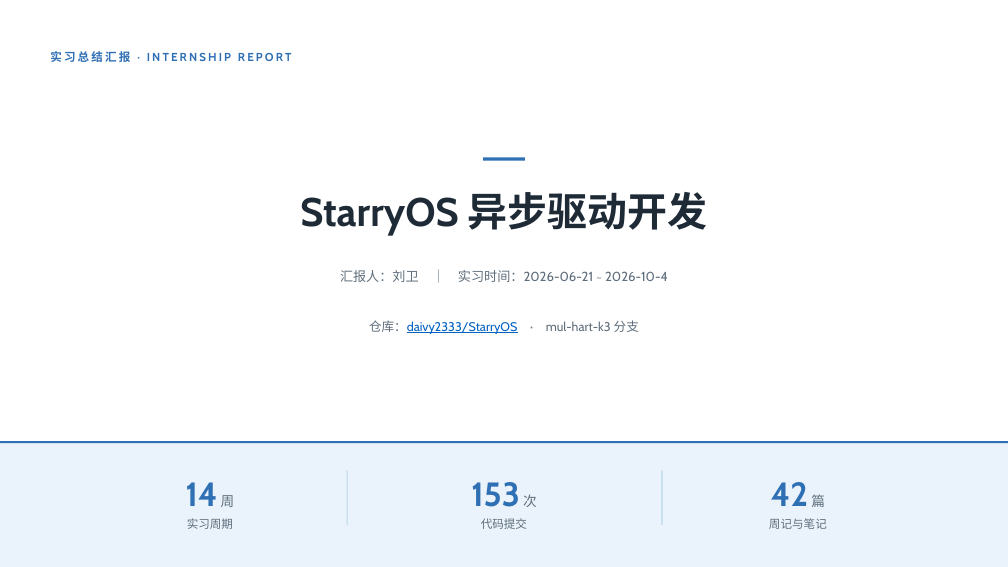
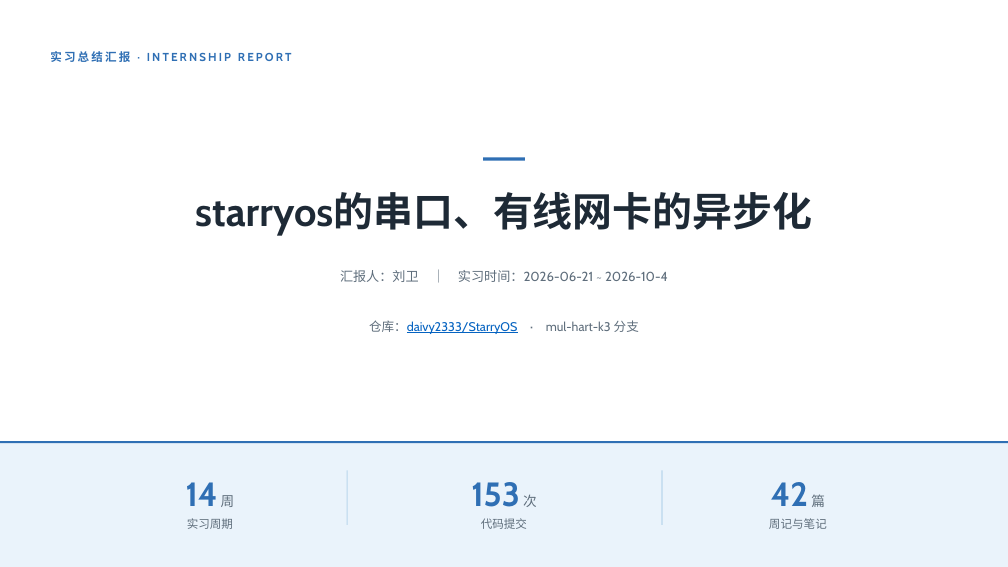
Before and after one commit to daivy2333/OhMyOs, a slide deck: slide 1 of docs/fornow/实习总结汇报 · StarryOS 异步驱动开发.pptx. Drawn at 1008x567 pixels with LibreOffice and Linux fonts; fonts in the diff are those of the drawing. Boxes give left, top, right and bottom in pixels: in the first picture for what was removed or moved away, otherwise in the second. Text is boxed around its words. In the diff, an @@ line names an element or a change of style, - is before the commit and + after.

Commit message:
repo(_)

```diff
--- a/docs/fornow/实习总结汇报 · StarryOS 异步驱动开发.pptx
+++ b/docs/fornow/实习总结汇报 · StarryOS 异步驱动开发.pptx
@@ text at (x1=195, y1=192, x2=812, y2=235): text changed @@
-StarryOS 异步驱动开发
+starryos的串口、有线网卡的异步化
```
